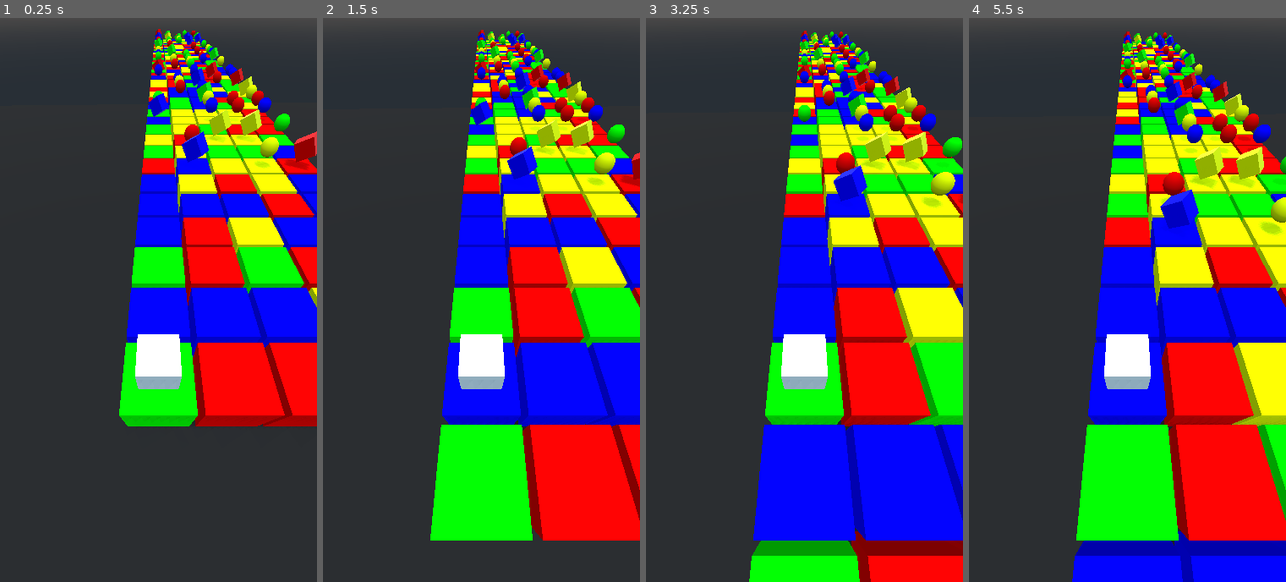
Above: before the commit, frames 1-4 (left to right).
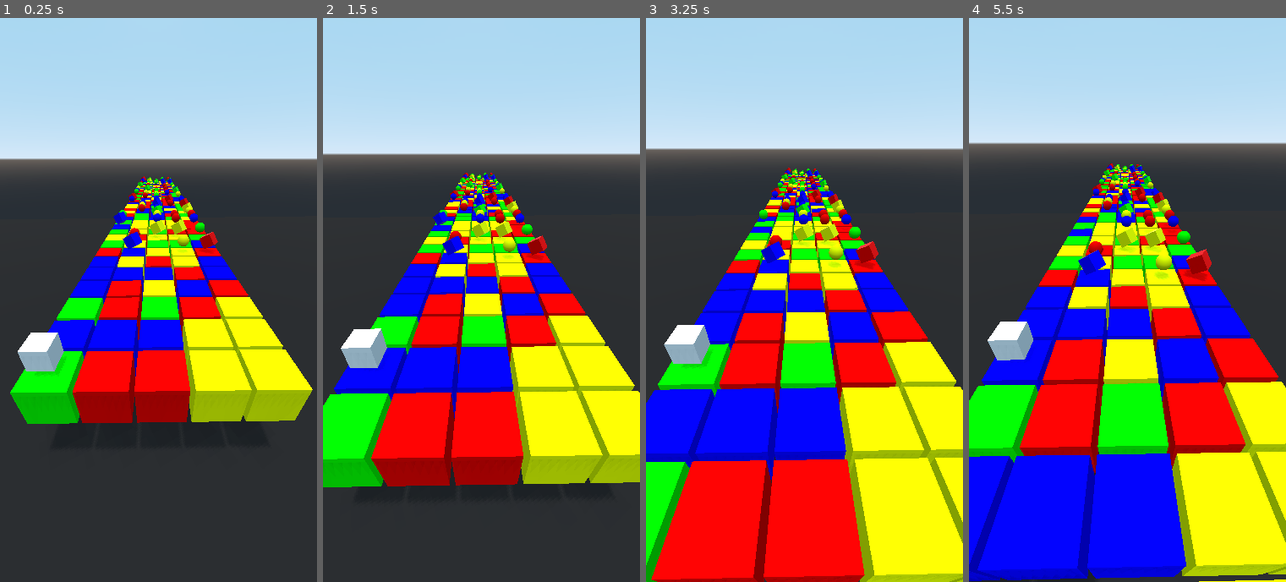
Above: after the commit, the same moments.

Repository: stevets/CSpike
Game: Godot game, scene res://Scenes/main.tscn
Two runs of this game, one before a commit and one after it. Both use one fixed random seed, a clock stepped at 60 frames per second and the inputs below.
Inputs (mouse positions are in pixels of both pictures, inside the frame that each line leads up to):
- Up to frame 1 (0.25 s): no input
- Up to frame 2 (1.5 s): tap Enter at 0.5 s; move the mouse to (551, 271) at 0.52 s; hold Right (ui_right) 0.53-1.28 s; click (551, 271) at 0.67 s; tap Space at 1.25 s; move the mouse to (418, 328) at 1.27 s; hold Down (ui_down) from 1.28 s (still down)
- Up to frame 3 (3.25 s): tap Enter at 2 s; move the mouse to (836, 175) at 2.02 s; release Down (ui_down) at 2.03 s; hold Right (ui_right) 2.03-2.78 s; tap Space at 2.75 s; move the mouse to (788, 412) at 2.77 s; hold Up (ui_up) from 2.78 s (still down); click (788, 412) at 2.92 s
- Up to frame 4 (5.5 s): tap Enter at 3.5 s; move the mouse to (1222, 384) at 3.52 s; release Up (ui_up) at 3.53 s; hold Left (ui_left) 3.53-5.03 s; tap Space at 4.25 s; move the mouse to (1032, 215) at 4.27 s; move the mouse to (1143, 300) at 5.02 s; hold Down (ui_down) from 5.03 s (still down); click (1143, 300) at 5.17 s

The runs differ from the first frame. In frame 1, 61% of the frame differs, in the area x 0-100%, y 0-73%; in frame 2, 78%; in frame 3, 86%, in the area x 0-100%, y 0-100%; in frame 4, 84%.

Commit message:
changed camera follow

Diff:
--- a/Scenes/CameraFollow.gd
+++ /dev/null
@@ -1,26 +0,0 @@
-extends Camera
-
-
-export var distance = 4.0
-export var height = 2.0
-
-
-
-# Called when the node enters the scene tree for the first time.
-func _ready():
-	set_physics_process(true)
-	set_as_toplevel(true)
-
-func _physics_process(delta):
-	var target =  get_parent().get_global_transform().origin
-	var pos = get_global_transform().origin
-	var up = Vector3(0,1,0)
-
-	var offset = pos -target
-
-	offset = offset.normalized()*distance
-	offset.y = height
-
-	pos = target + offset
-
-	look_at_from_position(pos, target, up)
--- /dev/null
+++ b/Scenes/Camera_follow.gd
@@ -0,0 +1,41 @@
+extends Camera
+
+
+export var distance = 33.0
+export var height = 22.0
+
+
+
+# Called when the node enters the scene tree for the first time.
+func _ready():
+	pass
+#	set_physics_process(true)
+#
+#	set_as_toplevel(true)
+
+
+func _process(delta):
+	var target = get_tree().get_root().get_node("Main/target").get_global_transform().origin
+	var up = Vector3(0,1,0)
+	var ply = get_tree().get_root().get_node("Main/player1")
+	var pos = ply.get_global_transform().origin
+	var playerpos = pos.x
+	var offset = pos - target
+	if playerpos == 0:
+		pos.x = 2.1
+	elif playerpos == 1.1:
+		pos.x = 2.2
+	elif playerpos == 2.2:
+		pos.x = 2.2
+	elif playerpos == 3.3:
+		pos.x = 2.2
+	else:
+		pos.x = 2.3
+	pos.y = 4
+	pos.z = pos.z + 3
+	#offset = offset.normalized()*distance
+	#offset.y = height
+
+	#pos = target + offset
+
+	look_at_from_position(pos, target, up)
--- a/Scenes/Player.tscn
+++ b/Scenes/Player.tscn
@@ -1,4 +1,18 @@
-[gd_scene load_steps=3 format=2]
+[gd_scene load_steps=5 format=2]
+
+[ext_resource path="res://Scenes/Camera_follow.gd" type="Script" id=1]
+
+[sub_resource type="GDScript" id=3]
+script/source = "extends KinematicBody
+
+
+func _ready():
+	pass # Replace with function body.
+
+#func _physics_process(delta):
+#
+#	var camera = get_node(\"Camera\").get_global_transform()
+"
 
 [sub_resource type="BoxShape" id=1]
 
@@ -6,6 +20,7 @@
 
 [node name="Player" type="KinematicBody"]
 transform = Transform( 0.5, 0, 0, 0, 0.5, 0, 0, 0, 0.5, 0, 0, 0 )
+script = SubResource( 3 )
 
 [node name="CollisionShape" type="CollisionShape" parent="."]
 shape = SubResource( 1 )
@@ -15,6 +30,7 @@
 material/0 = null
 
 [node name="Camera" type="Camera" parent="."]
-transform = Transform( 2, 0, 0, 0, 1.19029, 1.60724, 0, -1.60724, 1.19029, 0, 10.573, 4.04163 )
+transform = Transform( 1, 0, 0, 0, 2, 0, 0, 0, 2, 0.308, 19.51, 4.115 )
 current = true
 fov = 103.2
+script = ExtResource( 1 )
--- a/Scenes/main.tscn
+++ b/Scenes/main.tscn
@@ -28,6 +28,9 @@
 
 [sub_resource type="QuadMesh" id=4]
 material = SubResource( 3 )
+
+[sub_resource type="CubeMesh" id=5]
+size = Vector3( 1, 1, 1 )
 
 [node name="Main" type="Node"]
 script = ExtResource( 7 )
@@ -90,9 +93,14 @@
 fov = 77.7
 size = 0.1
 far = 1000.0
+
+[node name="target" type="MeshInstance" parent="."]
+transform = Transform( 1, 0, 0, 0, 1, 0, 0, 0, 1, 2.5, -16.817, -30 )
+mesh = SubResource( 5 )
+material/0 = null
 [connection signal="click" from="." to="Player" method="_on_Main_click"]
 [connection signal="swiped" from="." to="Player" method="_on_Main_swiped"]
+[connection signal="destroy" from="Player" to="ball" method="_on_Player_destroy"]
 [connection signal="destroy" from="Player" to="pyramid" method="_on_Player_destroy"]
-[connection signal="destroy" from="Player" to="ball" method="_on_Player_destroy"]
 [connection signal="destroy" from="Player" to="gem" method="_on_Player_destroy"]
 [connection signal="playermove" from="Player" to="." method="_on_Player_playermove"]
Not shown: 1 places in Scenes/main.tscn that only renumber resources
